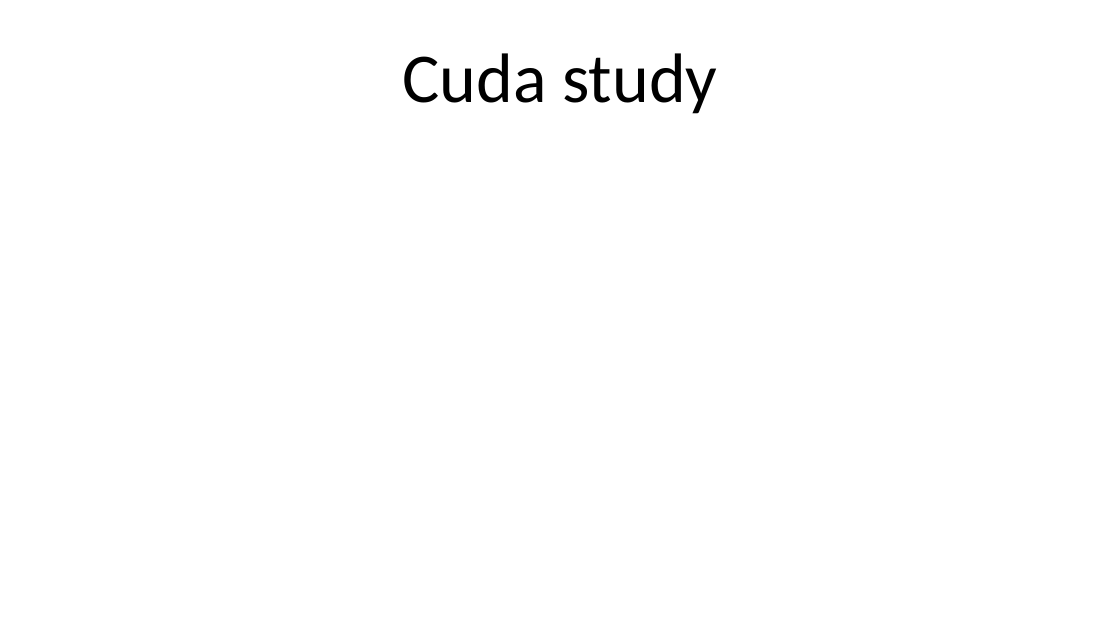
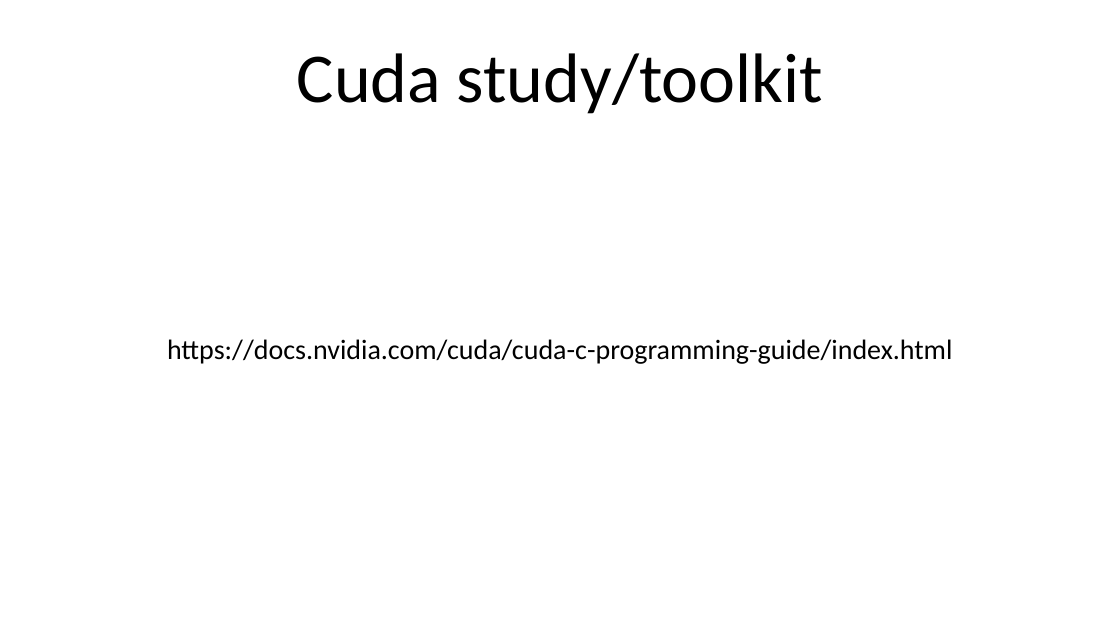
Before and after one commit to UML-Ionosphere-Plasmasphere-Modeling/Coupling-Model, a slide deck: slide 1 of cuda.pptx. Drawn at 1120x630 pixels with LibreOffice and Linux fonts; fonts in the diff are those of the drawing. Boxes give left, top, right and bottom in pixels: in the first picture for what was removed or moved away, otherwise in the second. Text is boxed around its words. In the diff, an @@ line names an element or a change of style, - is before the commit and + after.

```diff
--- a/cuda.pptx
+++ b/cuda.pptx
@@ title at <box>297,53,823,114</box>: text changed @@
-Cuda study
+Cuda study/toolkit
@@ subtitle added at <box>167,339,952,364</box>, 24 pt, text #000000 @@
+https://docs.nvidia.com/cuda/cuda-c-programming-guide/index.html
```
Also in this commit, not shown: 1 other slide changed, 2 slides added, 4 slides removed, 9 other files.
